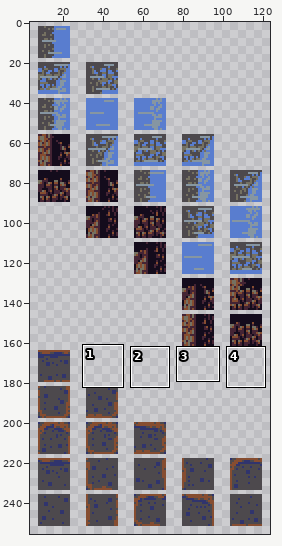
Two versions of one sprite sheet, core/assets/atlas/atlas3.png. The first picture is a wide view before the edit; the outline marks the close-up.
Close-up. Before the commit:
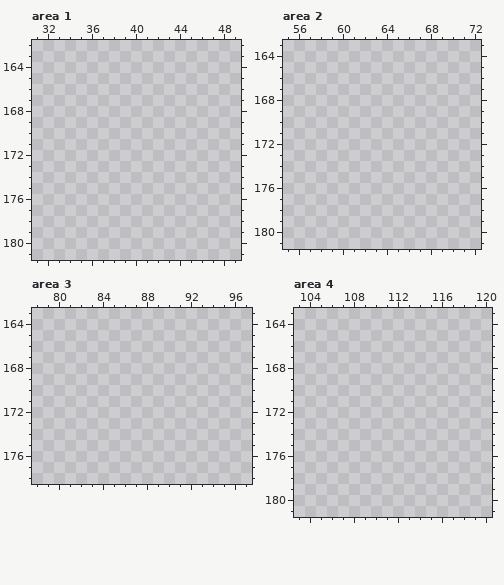
The file is 128x256 pixels. Shown: area 1: x 31..49, y 162..181; area 2: x 55..72, y 163..181; area 3: x 78..97, y 163..178; area 4: x 103..120, y 163..181. The old version is drawn lined up with the new one. The wide view leaves out empty margins. The commit also changed other parts of the picture, which this record leaves out.
After the commit:
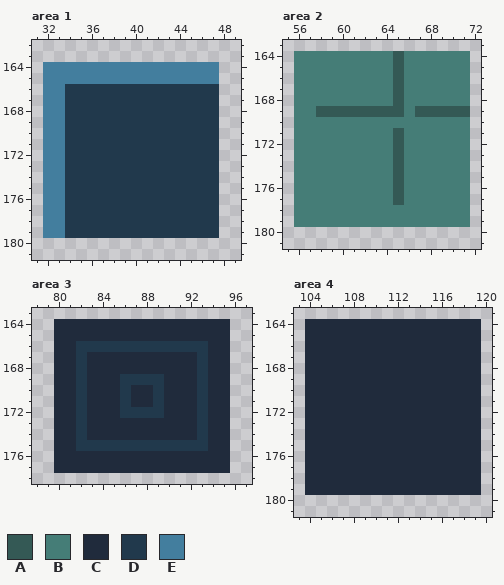
Palette (. is transparent): A #345955  B #457d77  C #202b3c  D #21394c  E #437e9e
Difference:
drawings rearranged on the sheet (the old picture shows each at its new place)
Area 1:
y 164..165: x 32..47 ................ -> EEEEEEEEEEEEEEEE
y 166..179: x 32..47 ................ -> EEDDDDDDDDDDDDDD
Area 2:
y 164..168: x 56..71 ................ -> BBBBBBBBBABBBBBB
y 169: x 56..71 ................ -> BBAAAAAAAABAAAAA
y 170: x 56..71 ................ -> BBBBBBBBBBBBBBBB
y 171..177: x 56..71 ................ -> BBBBBBBBBABBBBBB
y 178..179: x 56..71 ................ -> BBBBBBBBBBBBBBBB
Area 3:
y 164..165: x 80..95 ................ -> CCCCCCCCCCCCCCCC
y 166: x 80..95 ................ -> CCDDDDDDDDDDDDCC
y 167..168: x 80..95 ................ -> CCDCCCCCCCCCCDCC
y 169: x 80..95 ................ -> CCDCCCDDDDCCCDCC
y 170..171: x 80..95 ................ -> CCDCCCDCCDCCCDCC
y 172: x 80..95 ................ -> CCDCCCDDDDCCCDCC
y 173..174: x 80..95 ................ -> CCDCCCCCCCCCCDCC
y 175: x 80..95 ................ -> CCDDDDDDDDDDDDCC
y 176..177: x 80..95 ................ -> CCCCCCCCCCCCCCCC
Area 4:
y 164..179: x 104..119 ................ -> CCCCCCCCCCCCCCCC
Boxes around the changes in both close-ups, in picture pixels (x1, y1, x2, y2):
added: (43, 62, 219, 238)
added: (294, 51, 470, 227)
added: (54, 319, 230, 473)
added: (305, 319, 481, 495)
